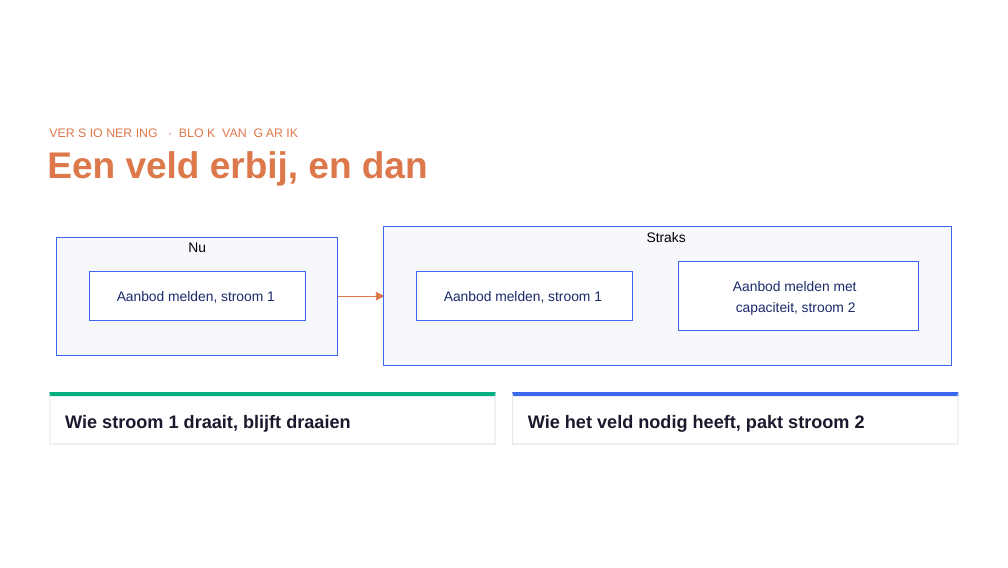
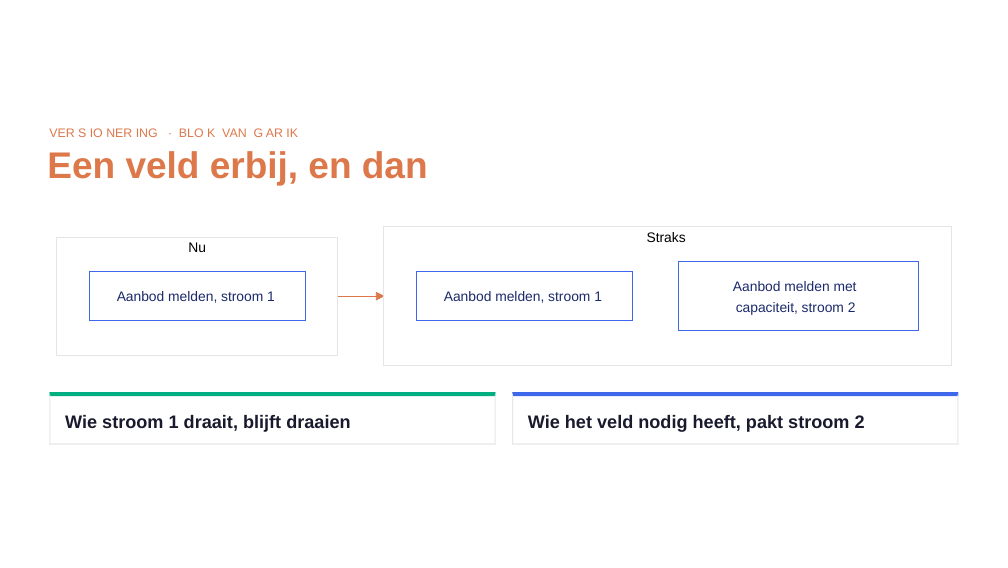
Before and after one commit to Npuls-OKx/meta, a slide deck: slide 40 of presentaties/export/260930_kerngroep_techniek/260930_kerngroep_techniek.pptx. Drawn at 1008x568 pixels with LibreOffice and Linux fonts; fonts in the diff are those of the drawing; background and template pictures are left out. Boxes give left, top, right and bottom in pixels: in the first picture for what was removed or moved away, otherwise in the second. Text is boxed around its words. In the diff, an @@ line names an element or a change of style, - is before the commit and + after.

```diff
--- a/presentaties/export/260930_kerngroep_techniek/260930_kerngroep_techniek.pptx
+++ b/presentaties/export/260930_kerngroep_techniek/260930_kerngroep_techniek.pptx
@@ freeform shape at box(56, 237, 338, 354): fill #F7F8FB to #FFFFFF @@
@@ freeform shape at box(56, 237, 338, 354): outline #3D68EC 0.65 pt to #E5E5E5 0.65 pt @@
@@ freeform shape at box(384, 227, 952, 365): fill #F7F8FB to #FFFFFF @@
@@ freeform shape at box(384, 227, 952, 365): outline #3D68EC 0.65 pt to #E5E5E5 0.65 pt @@
```
Also in this commit, not shown: 1 other slide changed, 3 other files.
